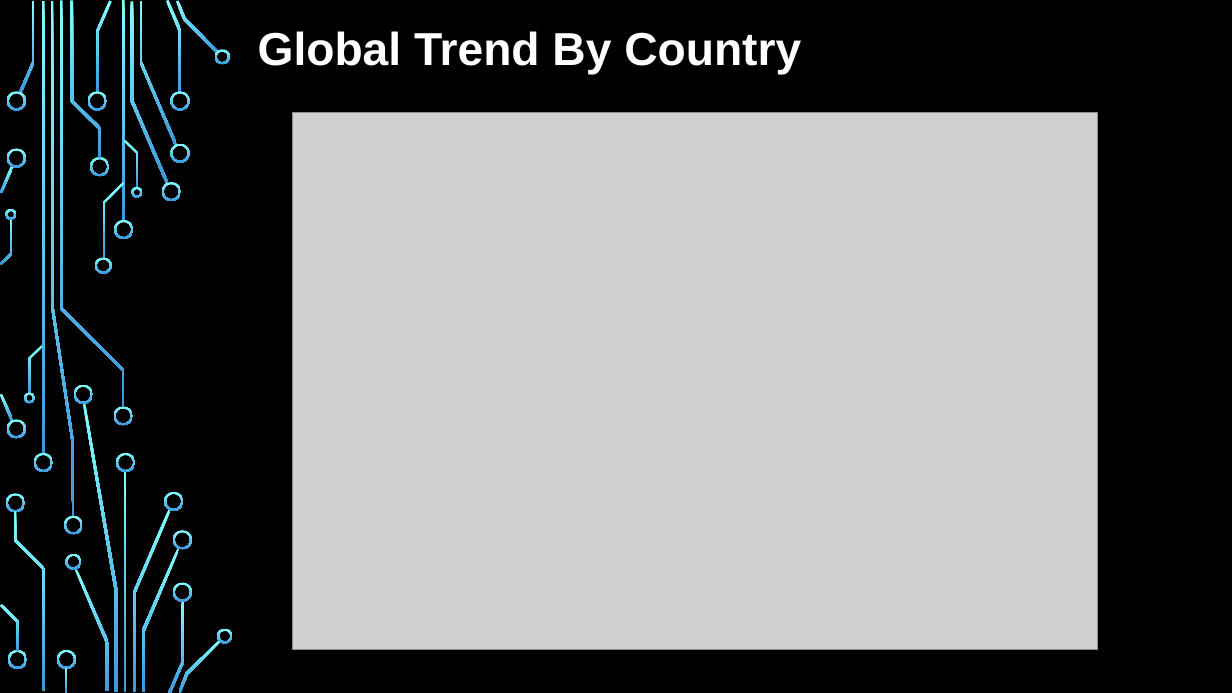
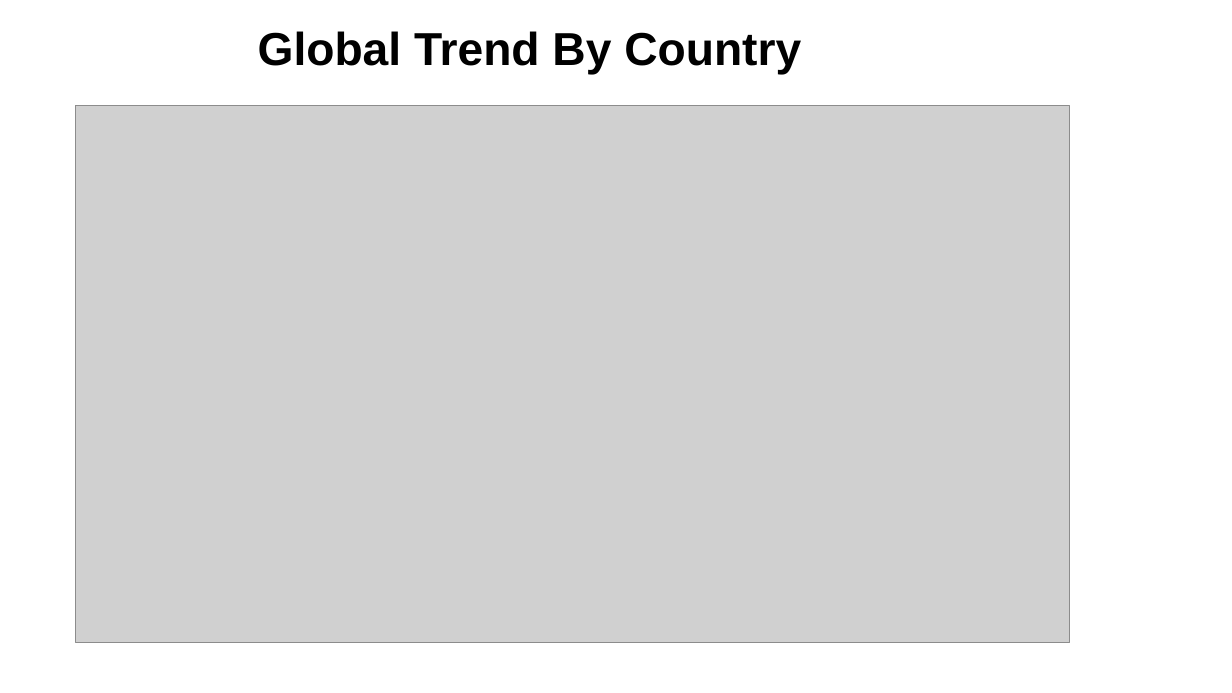
Before and after one commit to mguner-data/Global_Suicide_Data_Analysis, a slide deck: slide 4 of AL_Final_Presentation.pptx (slide 3 before the commit). Drawn at 1232x693 pixels with LibreOffice and Linux fonts; fonts in the diff are those of the drawing; grey boxes stand for pictures; background and template pictures are left out. Boxes give left, top, right and bottom in pixels: in the first picture for what was removed or moved away, otherwise in the second. Text is boxed around its words. In the diff, an @@ line names an element or a change of style, - is before the commit and + after.

```diff
--- a/AL_Final_Presentation.pptx
+++ b/AL_Final_Presentation.pptx
@@ background picture (left out) to #FFFFFF @@
@@ text "Global Trend By Country" at [258, 31, 801, 75]: text colour #FFFFFF to #000000 @@
@@ picture: place and size @@
-picture at [292, 112, 1098, 649]
+picture at [76, 105, 1069, 642]
@@ group removed at [0, 0, 233, 693]: 50 freeform shapes, 4 rectangles @@
```
Also in this commit, not shown: 8 other slides changed, 2 slides added.
